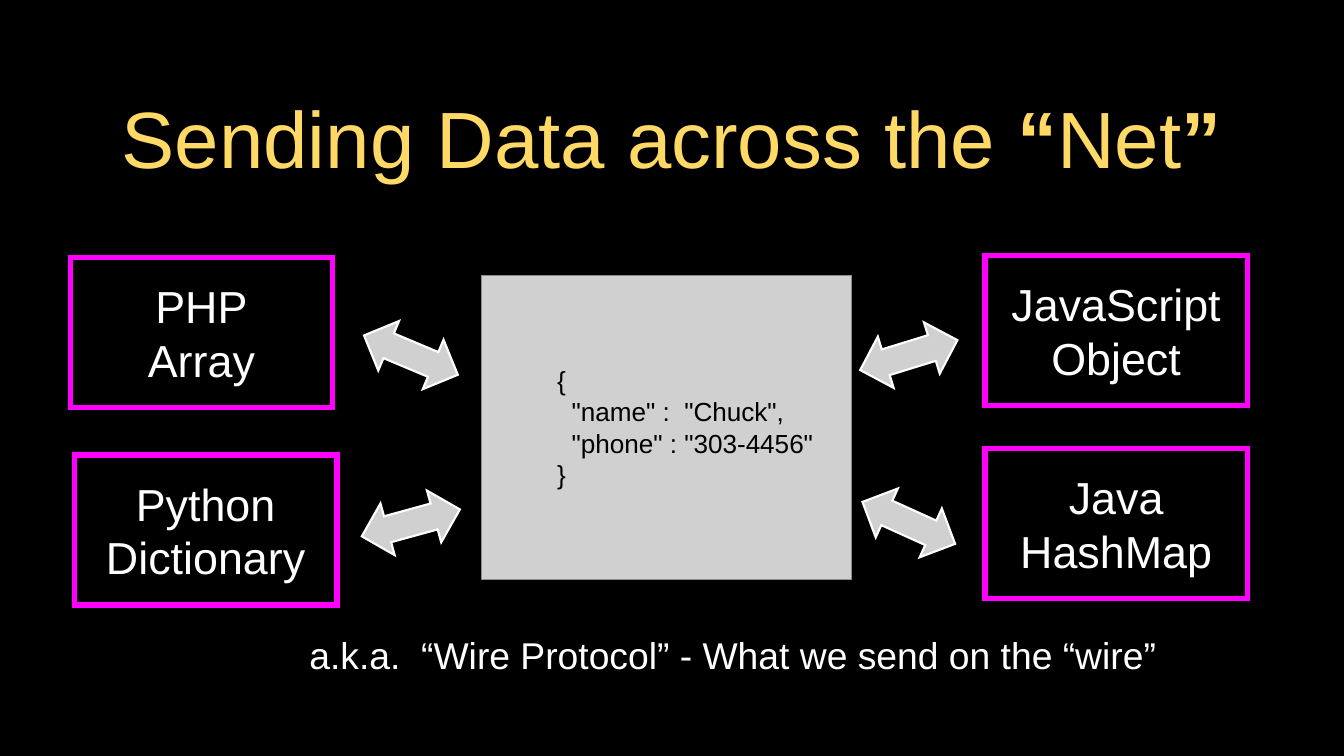
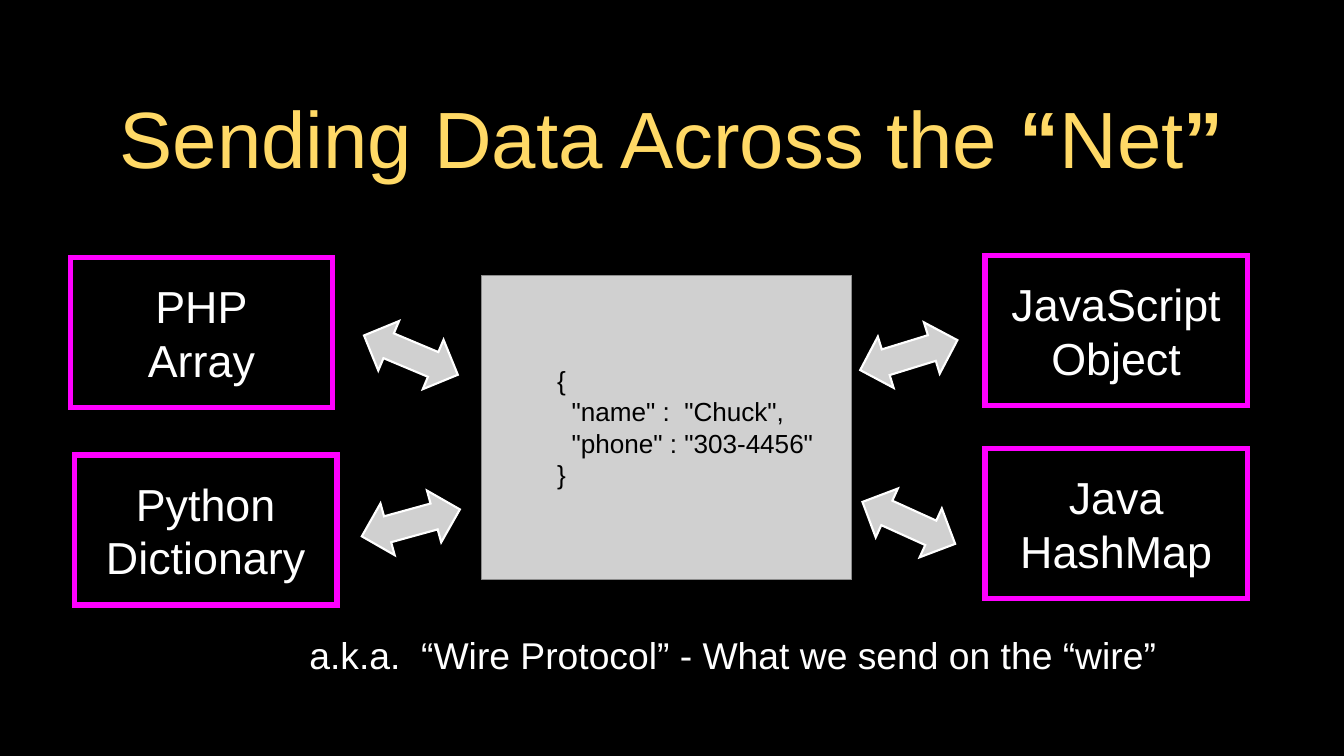
Before and after one commit to csev/py4e, a slide deck: slide 3 of lectures3/Pythonlearn-13-WebServices.pptx. Drawn at 1344x756 pixels with LibreOffice and Linux fonts; fonts in the diff are those of the drawing; grey boxes stand for pictures. Boxes give left, top, right and bottom in pixels: in the first picture for what was removed or moved away, otherwise in the second. Text is boxed around its words. In the diff, an @@ line names an element or a change of style, - is before the commit and + after.

```diff
--- a/lectures3/Pythonlearn-13-WebServices.pptx
+++ b/lectures3/Pythonlearn-13-WebServices.pptx
@@ title at (x1=120, y1=110, x2=1224, y2=183): text changed @@
-Sending Data across the “Net”
+Sending Data Across the “Net”
```
Also in this commit, not shown: 26 other slides changed, 1 slide added, 1 slide removed.
